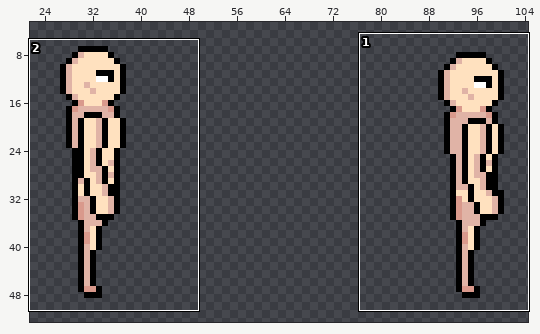
Sprite sheet -- public/assets/Characters/Human/Idle/East/sheet.png. Above: a wide view before the commit, with the close-up outlined.
Close-up. Before the edit:
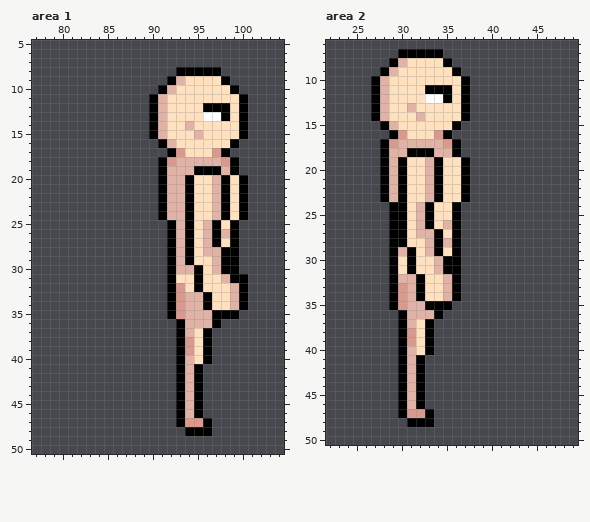
The file is 128x64 pixels. Shown: area 1: x 77..104, y 5..50; area 2: x 22..49, y 6..50. The wide view leaves out empty margins.
Now the later version:
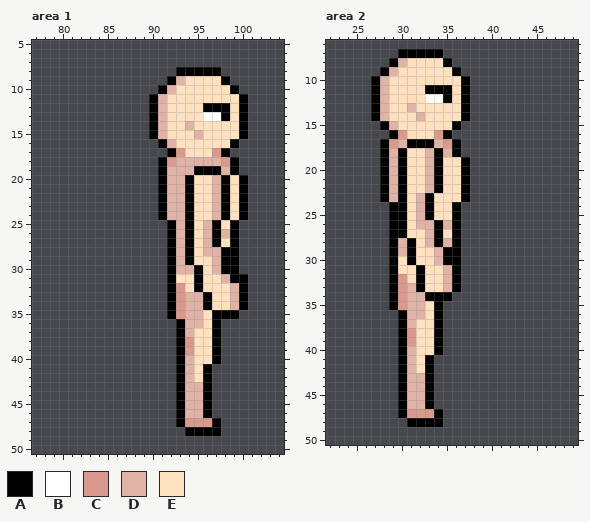
Palette (. is transparent): A #000000  B #ffffff  C #d9998c  D #e0b3a6  E #ffe1bf
Commit: base player north idle
The exact change:
--- area 1
@@ x 93..99 @@
 34 CDDAEED
-35 CDDDAAA
-36 ADDDA..
-37 ADEA...
-38 ACEA...
-39 ACEA...
-40 ADEA...
-41 ADA....
-42 ADA....
-43 ADA....
-44 ADA....
-45 ADA....
-46 ADA....
-47 ACCA...
-48 .AAA...
+35 CDDEAAA
+36 ADDEA..
+37 ADEEA..
+38 ACEEA..
+39 ACEEA..
+40 ADEEA..
+41 ADEA...
+42 ADEA...
+43 ADDA...
+44 ADDA...
+45 ADDA...
+46 ADDA...
+47 ACCCA..
+48 .AAAA..
 49 .......
--- area 2
@@ x 28..36 @@
 16 .ACEEECA.
-17 ACDDDDDCA
-18 ADDAAADDA
+17 ACDAAADCA
+18 ADAEEDADA
 19 ADAEEDAEE
@@ x 28..38 @@
 22 ADAEEDAEEA.
-23 ADAEEDAEEA.
+23 ADAEDAEEEA.
 24 .AAEDAEEA..
 25 .AAEDAEEA..
-26 .AAEDAEDA..
-27 .AAEDDAEA..
-28 .AAEEDADA..
-29 .ADAEDAEA..
+26 .AAEDDADA..
+27 .AAEEDAEA..
+28 .ADAEDADA..
+29 .ADAEEDAA..
 30 .AEAEEDAA..
-31 .AEAEEDAA..
-32 .ADDAEEDA..
+31 .AEEAEEDA..
+32 .ACEAEEDA..
 33 .ACDAEEDA..
-34 .ACDAEEDA..
-35 .ACDDAAA...
-36 ..ADDDA....
-37 ..ADEA.....
-38 ..ACEA.....
-39 ..ACEA.....
-40 ..ADEA.....
-41 ..ADA......
-42 ..ADA......
-43 ..ADA......
-44 ..ADA......
-45 ..ADA......
-46 ..ADA......
-47 ..ACCA.....
-48 ...AAA.....
+34 .ACDDAAA...
+35 .ACDDEA....
+36 ..ADDEA....
+37 ..ADEEA....
+38 ..ACEEA....
+39 ..ACEEA....
+40 ..ADEEA....
+41 ..ADEA.....
+42 ..ADEA.....
+43 ..ADDA.....
+44 ..ADDA.....
+45 ..ADDA.....
+46 ..ADDA.....
+47 ..ACCCA....
+48 ...AAAA....
 49 ...........
Changed places in both close-ups, as pixel boxes (x1, y1, x2, y2):
changed: (194, 310, 221, 436)
changed: (398, 139, 461, 427)
